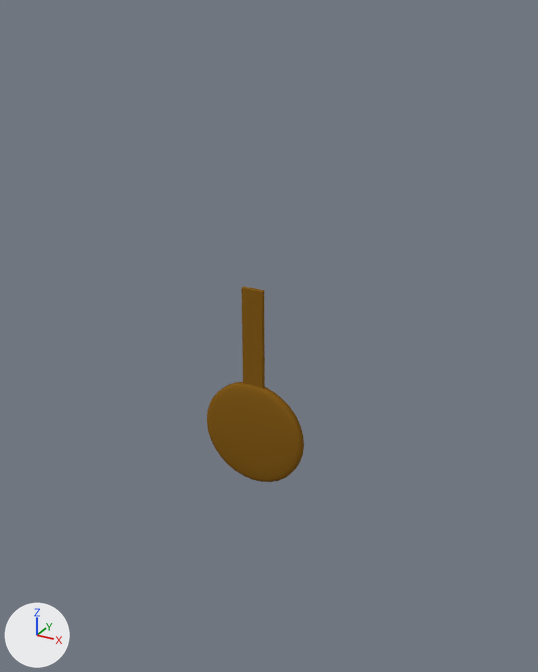
Two versions of the Blender file Assignment/P3D_Assignment/Assets/Models/Pendulum.blend, one commit apart.
Camera for both pictures: a 50 mm camera at (1.12, -1.92, 0.81) aimed at (-0.01, 0.12, -0.21). Lighting does not change. The marker at lower left points along +X, +Y and +Z.

The older version as bpy lines, for what is in view:
```python
me_cube_003 = bpy.data.meshes.new('Cube.003')
me_cube_003.from_pydata(...)  # 297 vertices, 295 faces; spans x -0.187..0.187, y -0.03..0.008, z -0.712..0.0
me_cube_003.materials.append(mat_pendulum)  # brown #855d1d
ob_pendulum = bpy.data.objects.new('Pendulum', me_cube_003)
ob_pendulum.location = (0.0, 0.0, 0.0)
```
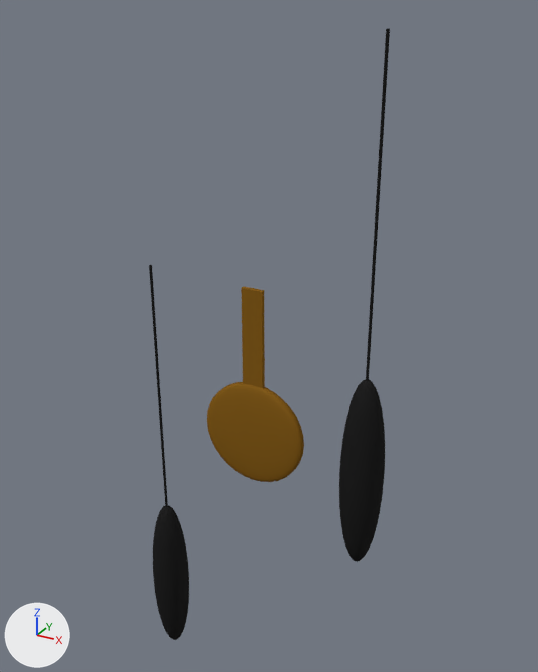
Location of each change, [x1, y1, x2, y2] in pixels of the pictures (538 x 672 px):
'Right_Dangler', added (black): after [339, 29, 390, 562]
'Left_Dangler', added (black): after [149, 265, 189, 640]

What changed in the scene script:
```text
Add mat_dangler:
    mat_dangler = principled_material('Dangler')
    mat_dangler.base_color = (0.0188, 0.0188, 0.0188)  # black #252525
    mat_dangler.metallic = 0.283
    mat_dangler.roughness = 0.926
    mat_dangler.specular_ior_level = 0.0
Add me_sphere_002:
    me_sphere_002.from_pydata(...)  # 529 vertices, 523 faces; spans x -0.47..-0.33, y -0.07..0.07, z -1.66..0.02
    me_sphere_002.polygons.foreach_set('use_smooth', [True] * 523)
    me_sphere_002.materials.append(mat_dangler)  # black #252525
Add ob_right_dangler:
    ob_right_dangler = bpy.data.objects.new('Right_Dangler', me_sphere_002)
    ob_right_dangler.location = (0.8, 0.0, 0.75)
Add ob_left_dangler:
    ob_left_dangler = bpy.data.objects.new('Left_Dangler', me_sphere_002.copy())
    ob_left_dangler.location = (0.0, 0.0, 0.0)
```
